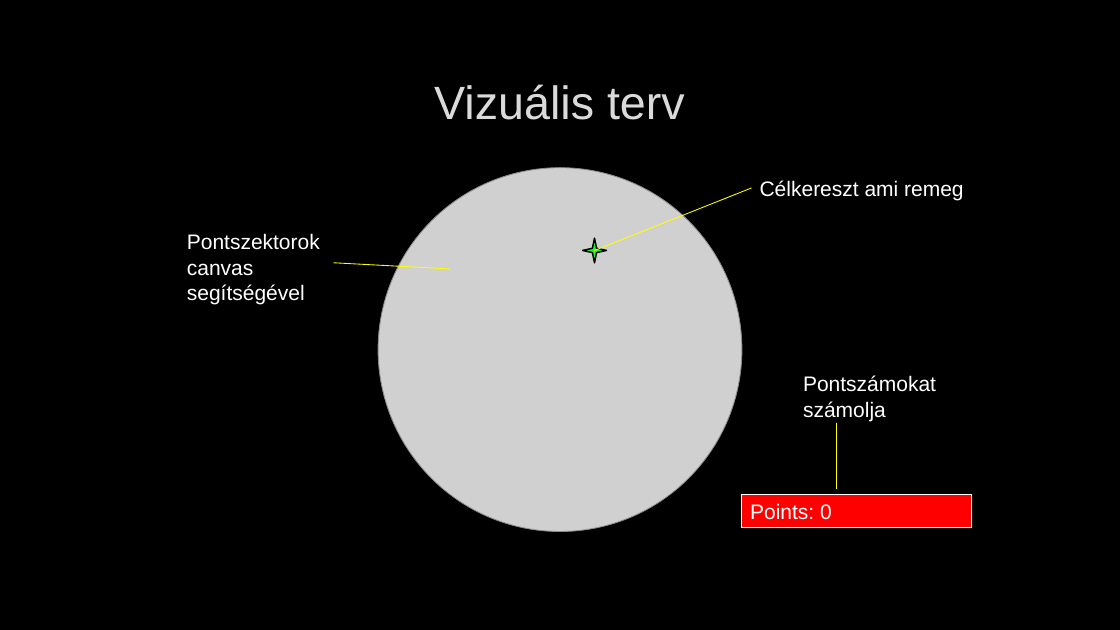
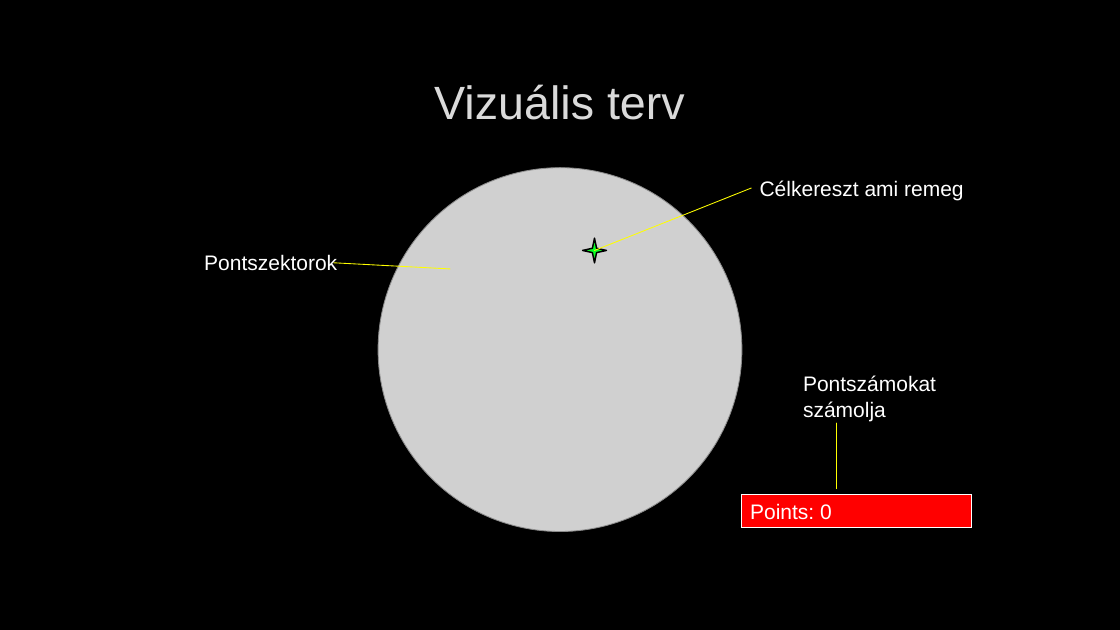
Before and after one commit to KapocsiH/WPFDarts, a slide deck: slide 3 of Darts.pptx. Drawn at 1120x630 pixels with LibreOffice and Linux fonts; fonts in the diff are those of the drawing; grey boxes stand for pictures; background and template pictures are left out. Boxes give left, top, right and bottom in pixels: in the first picture for what was removed or moved away, otherwise in the second. Text is boxed around its words. In the diff, an @@ line names an element or a change of style, - is before the commit and + after.

```diff
--- a/Darts.pptx
+++ b/Darts.pptx
@@ text at bbox=[204, 254, 337, 271]: text changed @@
-Pontszektorok canvas segítségével
+Pontszektorok
```
Also in this commit, not shown: 1 other slide changed, 1 slide added, 1 slide removed.
